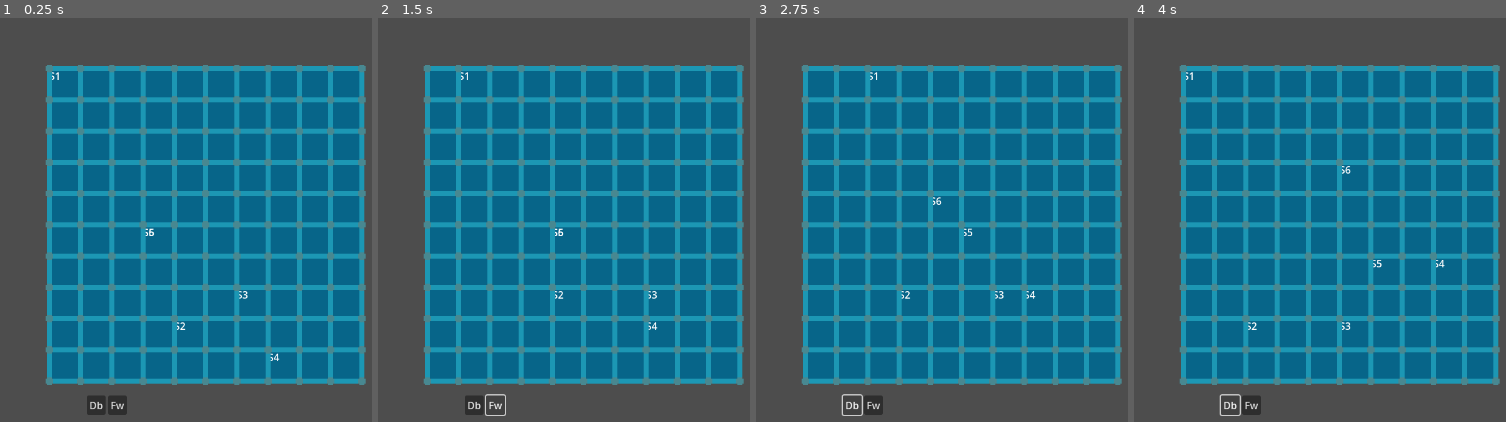
Above: before the commit, frames 1-4 (left to right).
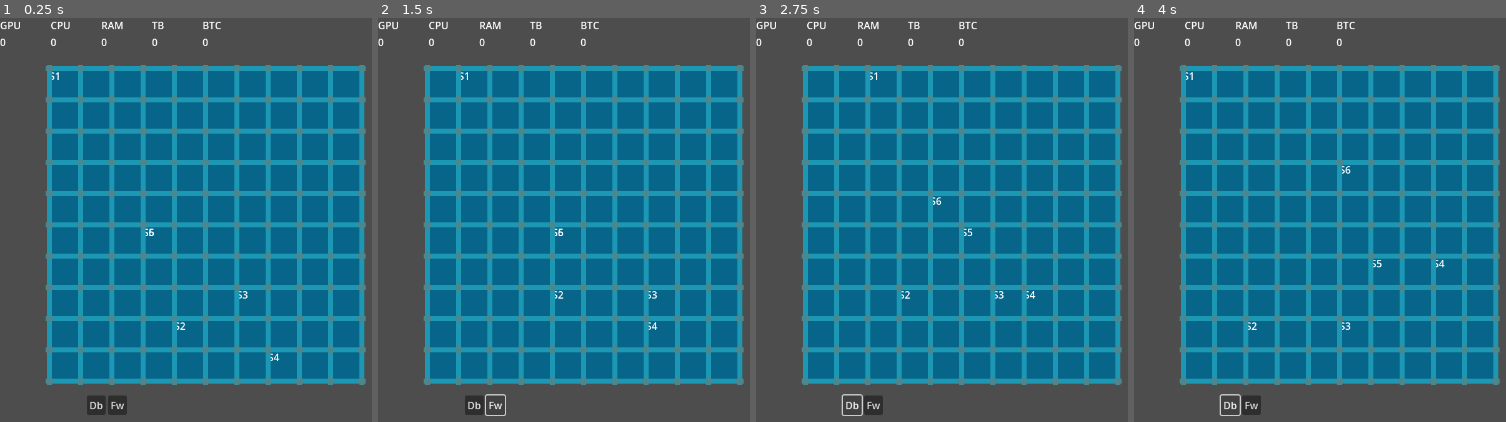
Above: after the commit, the same moments.

Repository: bjornarprytz/beneath-the-surface
Game: Godot game, scene res://main.tscn
Two runs of this game, one before a commit and one after it. Both use one fixed random seed, a clock stepped at 60 frames per second and the inputs below.
Inputs:
- Up to frame 1 (0.25 s): no input
- Up to frame 2 (1.5 s): click "Db" at 0.5 s; click "Fw" at 1.25 s
- Up to frame 3 (2.75 s): click "Db" at 2 s
- Up to frame 4 (4 s): click "Fw" at 2.75 s; click "Db" at 3.5 s

The runs differ from the first frame. In frame 1, 0.3% of the frame differs, in the area x 0-60%, y 0-7%; in frame 2, 0.3%; in frame 3, 0.3%; in frame 4, 0.3%.

Commit message:
resource ui

Diff:
--- a/src/autoload/actions.gd
+++ b/src/autoload/actions.gd
@@ -5,7 +5,7 @@
 
 func build(hardware: HardwareData, gameState: GameState):
 	var buildAction = buildActionSpawner.instance() as BuildAction
-	buildAction.init(hardware, gameState.map)
+	buildAction.init(hardware, gameState)
 	add_child(buildAction)
 
 	await buildAction.finished
--- a/src/systems/actions/buildAction.gd
+++ b/src/systems/actions/buildAction.gd
@@ -5,18 +5,20 @@
 
 var _hardwareData: HardwareData
 var _map: Map
+var _resources: Resources
 
-func init(hardwareData: HardwareData, map: Map) -> void:
+func init(hardwareData: HardwareData, gameState: GameState) -> void:
 	_hardwareData = hardwareData
-	_map = map
+	_map = gameState.map
+	_resources = gameState.player.resources
 
 	match hardwareData.type:
 		HardwareData.Type.TILE:
-			map.tileClicked.connect(_on_tile_clicked)
+			_map.tileClicked.connect(_on_tile_clicked)
 		HardwareData.Type.EDGE:
-			map.edgeClicked.connect(_on_edge_clicked)
+			_map.edgeClicked.connect(_on_edge_clicked)
 		HardwareData.Type.CROSS:
-			map.intersectionClicked.connect(_on_intersection_clicked)
+			_map.intersectionClicked.connect(_on_intersection_clicked)
 
 func cancel() -> void:
 	_finish()
@@ -31,6 +33,7 @@
 	## Place the hardware on the tile
 	var hardware = Create.hardware(_hardwareData)
 	tile.add_hardware(hardware)
+	_resources.bitcoin -= _hardwareData.cost
 	_finish()
 
 func _on_edge_clicked(edge: Edge) -> void:
--- a/src/systems/player/resources.gd
+++ b/src/systems/player/resources.gd
@@ -2,13 +2,41 @@
 extends Resource
 
 ## Generates resources which need storage
-var gpuCycles: int
+var gpuCycles: int:
+	set(value):
+		if value == gpuCycles:
+			return
+		gpuCycles = value
+		emit_changed()
 
 ## Runs the active defense
-var cpuCycles: int
+var cpuCycles: int:
+	set(value):
+		if value == cpuCycles:
+			return
+		cpuCycles = value
+		emit_changed()
 
 ## Runs the active offense
-var ram: int
+var ram: int:
+	set(value):
+		if value == ram:
+			return
+		ram = value
+		emit_changed()
 
 ## Stores bitcoin and the code for running programs
-var storage: int
+var storage: int:
+	set(value):
+		if value == storage:
+			return
+		storage = value
+		emit_changed()
+
+## Used to buy hardware
+var bitcoin: int:
+	set(value):
+		if value == bitcoin:
+			return
+		bitcoin = value
+		emit_changed()
--- a/src/ui/playerHud.gd
+++ b/src/ui/playerHud.gd
@@ -4,7 +4,8 @@
 
 @onready var buildActionSpawner: PackedScene = preload ("res://systems/actions/build_action.tscn")
 @onready var buttonSpawner: PackedScene = preload ("res://ui/hardware_button.tscn")
-@onready var buildingBar: HFlowContainer = $Buildings
+@onready var hardwareBar: HFlowContainer = $Hardware
+@onready var resourceInfo: ResourceInfo = $ResourceInfo
 
 var currentAction: BuildAction
 
@@ -13,7 +14,9 @@
 		var button = buttonSpawner.instantiate() as HardwareButton
 		button.button.text = hw.hardwareName
 		button.button.pressed.connect(_on_build_button_pressed.bind(hw))
-		buildingBar.add_child(button)
+		hardwareBar.add_child(button)
+
+	resourceInfo.init(gameState.player.resources)
 
 func _unhandled_key_input(event: InputEvent) -> void:
 	## Map number keys to buttons
@@ -21,8 +24,8 @@
 		var key = event as InputEventKey
 		if key.pressed:
 			var buttonIndex = key.keycode - KEY_1
-			if buttonIndex >= 0 and buttonIndex < buildingBar.get_child_count():
-				var button = buildingBar.get_child(buttonIndex)
+			if buttonIndex >= 0 and buttonIndex < hardwareBar.get_child_count():
+				var button = hardwareBar.get_child(buttonIndex)
 				button.button.pressed.emit()
 
 func _on_build_button_pressed(hw: HardwareData) -> void:
@@ -30,6 +33,6 @@
 		currentAction.cancel()
 	currentAction = buildActionSpawner.instantiate() as BuildAction
 
-	currentAction.init(hw, gameState.map)
+	currentAction.init(hw, gameState)
 
 	add_child(currentAction)
--- a/src/ui/player_hud.tscn
+++ b/src/ui/player_hud.tscn
@@ -1,15 +1,23 @@
-[gd_scene load_steps=2 format=3 uid="uid://ooqsoaduvaih"]
+[gd_scene load_steps=3 format=3 uid="uid://ooqsoaduvaih"]
 
 [ext_resource type="Script" path="res://ui/playerHud.gd" id="1_q88xo"]
+[ext_resource type="PackedScene" uid="uid://q2ocyqjlxkdp" path="res://ui/resource_info.tscn" id="2_q0udt"]
 
 [node name="PlayerHUD" type="Control"]
 layout_mode = 3
 anchors_preset = 0
 script = ExtResource("1_q88xo")
 
-[node name="Buildings" type="HFlowContainer" parent="."]
+[node name="Hardware" type="HFlowContainer" parent="."]
 layout_mode = 0
 offset_left = 139.0
 offset_top = 604.0
 offset_right = 751.0
 offset_bottom = 687.0
+
+[node name="ResourceInfo" parent="." instance=ExtResource("2_q0udt")]
+layout_mode = 0
+offset_left = 0.0
+offset_top = 0.0
+offset_right = 401.0
+offset_bottom = 78.0
--- /dev/null
+++ b/src/ui/resourceInfo.gd
@@ -0,0 +1,37 @@
+class_name ResourceInfo
+extends HFlowContainer
+
+var _gpuValue: RichTextLabel:
+	get:
+		return $GPU/Value
+
+var _cpuValue: RichTextLabel:
+	get:
+		return $CPU/Value
+
+var _ramValue: RichTextLabel:
+	get:
+		return $RAM/Value
+
+var _storageValue: RichTextLabel:
+	get:
+		return $TB/Value
+
+var _bitCoinValue: RichTextLabel:
+	get:
+		return $BTC/Value
+
+var _resources: Resources
+
+func init(resources: Resources):
+	_resources = resources
+	_resources.changed.connect(_updateResources)
+	_updateResources()
+
+func _updateResources():
+	# Update the UI to reflect the new resources
+	_cpuValue.text = str(_resources.cpuCycles)
+	_gpuValue.text = str(_resources.gpuCycles)
+	_ramValue.text = str(_resources.ram)
+	_storageValue.text = str(_resources.storage)
+	_bitCoinValue.text = str(_resources.bitcoin)
--- /dev/null
+++ b/src/ui/resource_info.tscn
@@ -0,0 +1,90 @@
+[gd_scene load_steps=2 format=3 uid="uid://q2ocyqjlxkdp"]
+
+[ext_resource type="Script" path="res://ui/resourceInfo.gd" id="1_x3fiy"]
+
+[node name="ResourceInfo" type="HFlowContainer"]
+offset_left = 62.0
+offset_top = 10.0
+offset_right = 463.0
+offset_bottom = 88.0
+script = ExtResource("1_x3fiy")
+
+[node name="GPU" type="VBoxContainer" parent="."]
+layout_mode = 2
+size_flags_horizontal = 3
+
+[node name="Header" type="RichTextLabel" parent="GPU"]
+layout_mode = 2
+size_flags_vertical = 3
+text = "GPU"
+fit_content = true
+
+[node name="Value" type="RichTextLabel" parent="GPU"]
+layout_mode = 2
+size_flags_vertical = 3
+text = "5468"
+fit_content = true
+
+[node name="CPU" type="VBoxContainer" parent="."]
+layout_mode = 2
+size_flags_horizontal = 3
+
+[node name="Header" type="RichTextLabel" parent="CPU"]
+layout_mode = 2
+size_flags_vertical = 3
+text = "CPU"
+fit_content = true
+
+[node name="Value" type="RichTextLabel" parent="CPU"]
+layout_mode = 2
+size_flags_vertical = 3
+text = "5468"
+fit_content = true
+
+[node name="RAM" type="VBoxContainer" parent="."]
+layout_mode = 2
+size_flags_horizontal = 3
+
+[node name="Header" type="RichTextLabel" parent="RAM"]
+layout_mode = 2
+size_flags_vertical = 3
+text = "RAM"
+fit_content = true
+
+[node name="Value" type="RichTextLabel" parent="RAM"]
+layout_mode = 2
+size_flags_vertical = 3
+text = "5468"
+fit_content = true
+
+[node name="TB" type="VBoxContainer" parent="."]
+layout_mode = 2
+size_flags_horizontal = 3
+
+[node name="Header" type="RichTextLabel" parent="TB"]
+layout_mode = 2
+size_flags_vertical = 3
+text = "TB"
+fit_content = true
+
+[node name="Value" type="RichTextLabel" parent="TB"]
+layout_mode = 2
+size_flags_vertical = 3
+text = "5468"
+fit_content = true
+
+[node name="BTC" type="VBoxContainer" parent="."]
+layout_mode = 2
+size_flags_horizontal = 3
+
+[node name="Header" type="RichTextLabel" parent="BTC"]
+layout_mode = 2
+size_flags_vertical = 3
+text = "BTC"
+fit_content = true
+
+[node name="Value" type="RichTextLabel" parent="BTC"]
+layout_mode = 2
+size_flags_vertical = 3
+text = "5468"
+fit_content = true
Not shown, changed: readme.md
